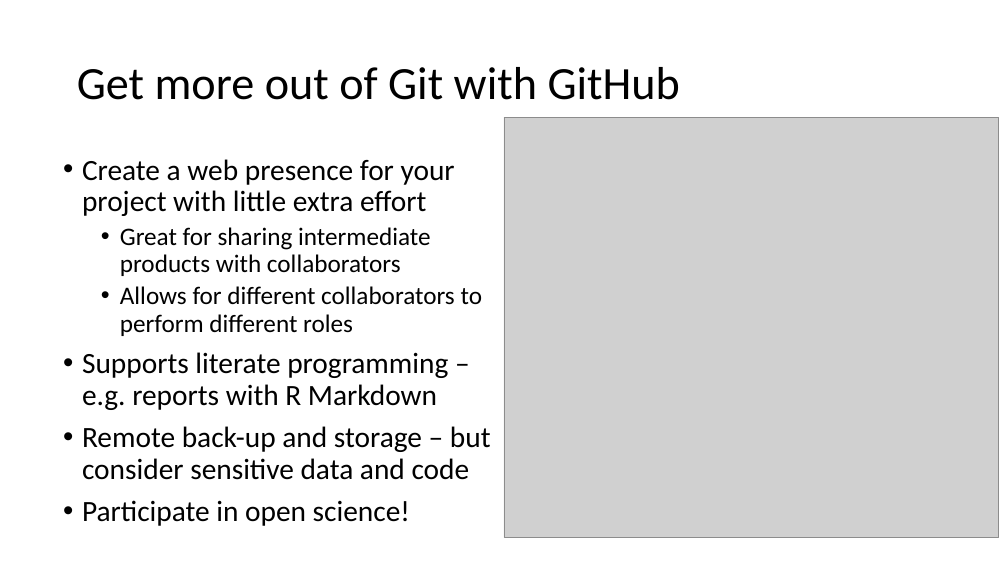
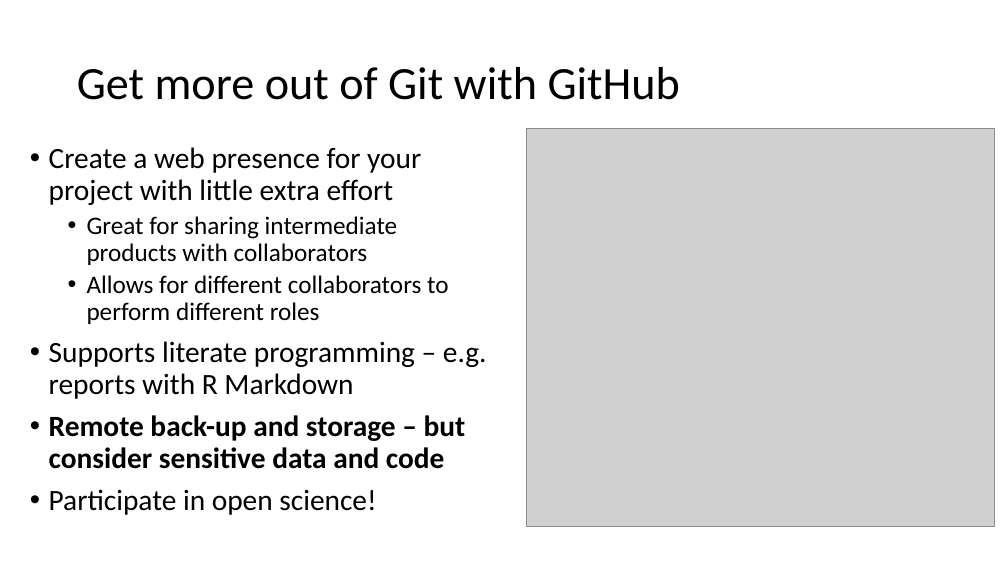
Before and after one commit to UO-Data-Science/NetNeuro2024, a slide deck: slide 14 of docs/slides/CollaborationToolsCodeManagement.pptx. Drawn at 1008x567 pixels with LibreOffice and Linux fonts; fonts in the diff are those of the drawing; grey boxes stand for pictures. Boxes give left, top, right and bottom in pixels: in the first picture for what was removed or moved away, otherwise in the second. Text is boxed around its words. In the diff, an @@ line names an element or a change of style, - is before the commit and + after.

Commit message:
Add R programming examples

```diff
--- a/docs/slides/CollaborationToolsCodeManagement.pptx
+++ b/docs/slides/CollaborationToolsCodeManagement.pptx
@@ text "Create a web presence for ...": place and size @@
-text "Create a web presence for ..." at box(82, 159, 491, 526)
+text "Create a web presence for ..." at box(49, 147, 487, 515)
@@ picture: place and size @@
-picture at box(504, 117, 999, 538)
+picture at box(526, 129, 994, 526)
@@ text at box(49, 415, 466, 469): bold on in "Remote back-up and storage – but consider ..." @@
```
Also in this commit, not shown: 3 other slides changed, 1 other file.
